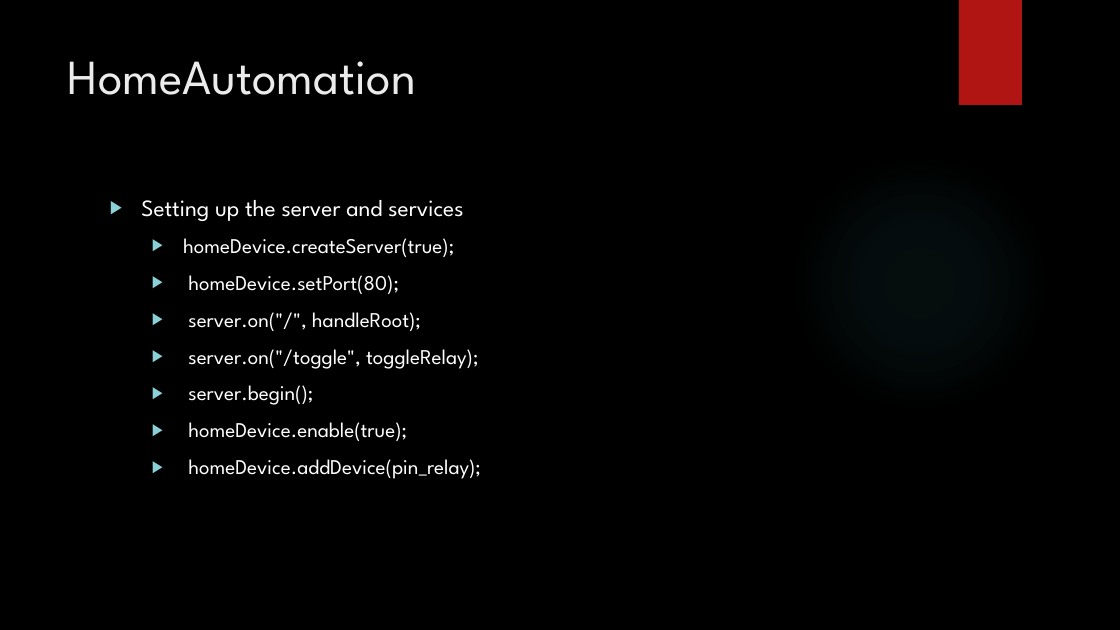
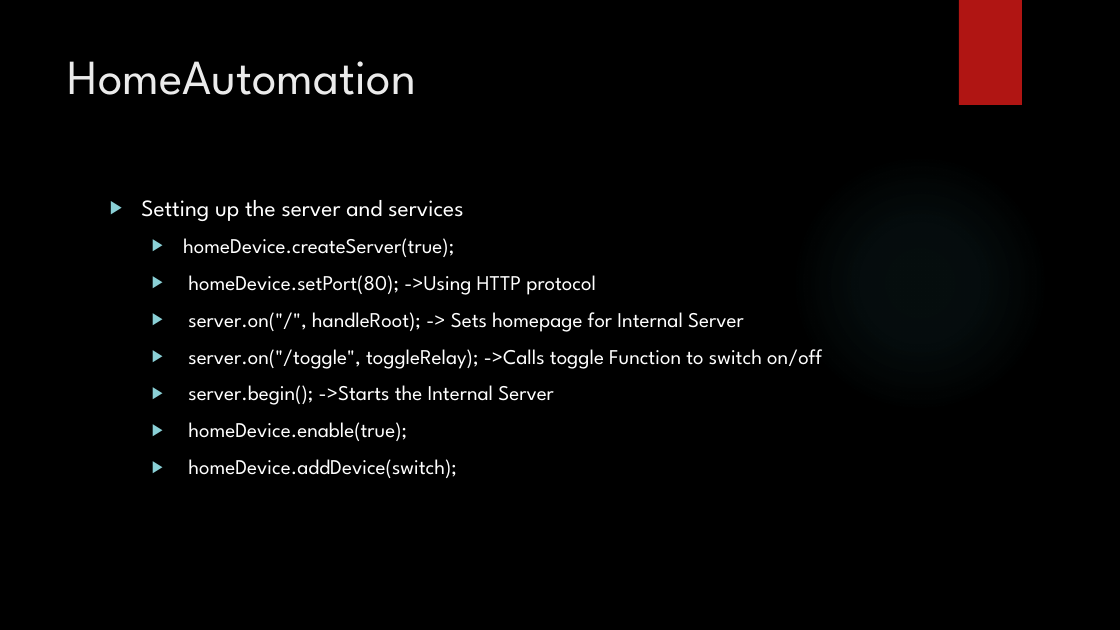
Before and after one commit to cammatth2001/HomeAutomation, a slide deck: slide 8 of HomeAutomation.pptx. Drawn at 1120x630 pixels with LibreOffice and Linux fonts; fonts in the diff are those of the drawing; background and template pictures are left out. Boxes give left, top, right and bottom in pixels: in the first picture for what was removed or moved away, otherwise in the second. Text is boxed around its words. In the diff, an @@ line names an element or a change of style, - is before the commit and + after.

```diff
--- a/HomeAutomation.pptx
+++ b/HomeAutomation.pptx
@@ text at (x1=188, y1=275, x2=822, y2=405): text changed @@
-  ▶ homeDevice.setPort(80);
-  ▶ server.on("/", handleRoot);
-  ▶ server.on("/toggle", toggleRelay);
-  ▶ server.begin();
+  ▶ homeDevice.setPort(80); ->Using HTTP protocol
+  ▶ server.on("/", handleRoot); -> Sets homepage for Internal Server
+  ▶ server.on("/toggle", toggleRelay); ->Calls toggle Function to switch on/off
+  ▶ server.begin(); ->Starts the Internal Server
@@ text at (x1=188, y1=459, x2=457, y2=478): text changed @@
-  ▶ homeDevice.addDevice(pin_relay);
+  ▶ homeDevice.addDevice(switch);
```
Also in this commit, not shown: 3 other slides changed, 2 slides added, 7 other files.
